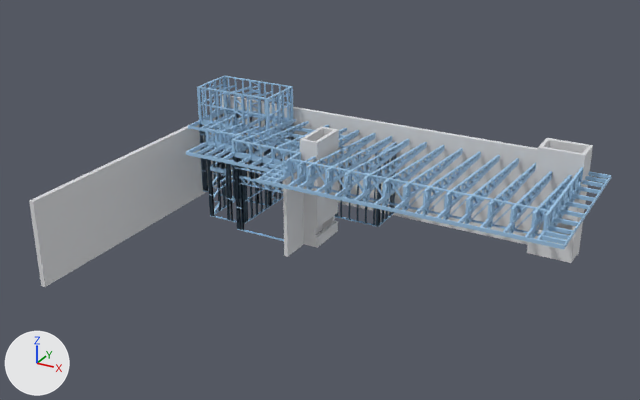
The glTF model projeto2.glb: old version first, new version second.
Before and after are seen from a 50 mm lens placed at (23.4, -33.3, 16.4), pointed at (8.5, -6.1, 2.9). Arrows for +X, +Y and +Z are at lower left; the lights stay in place. The first picture is the older version. Vertices at exactly the same position are counted once.

The first picture shows 'Fake'.
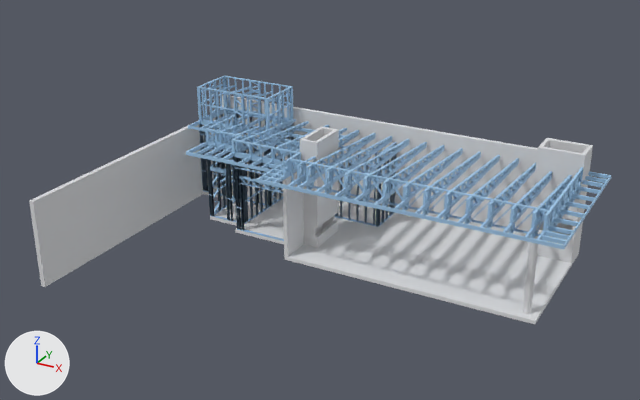
Pixel boxes [x1, y1, x2, y2] of what changed, in the pictures (640 x 400 px):
part 1 of me_0, recoloured
    both: [203, 182, 578, 324]

What the commit changed:
me_0 has 21982 vertices, 41020 faces and spans x -0.2..17.9, y -12.4..0.2, z -0.2..5.1.
me_0 is used by ob_fake; location (0.0, 0.0, 0.0).
me_0 part 1: all 76 faces that had it switch from mat_aberturas_invisiveis (black #000000) to mat_concreto_alvenaria_opaco (light grey #dddee1).
